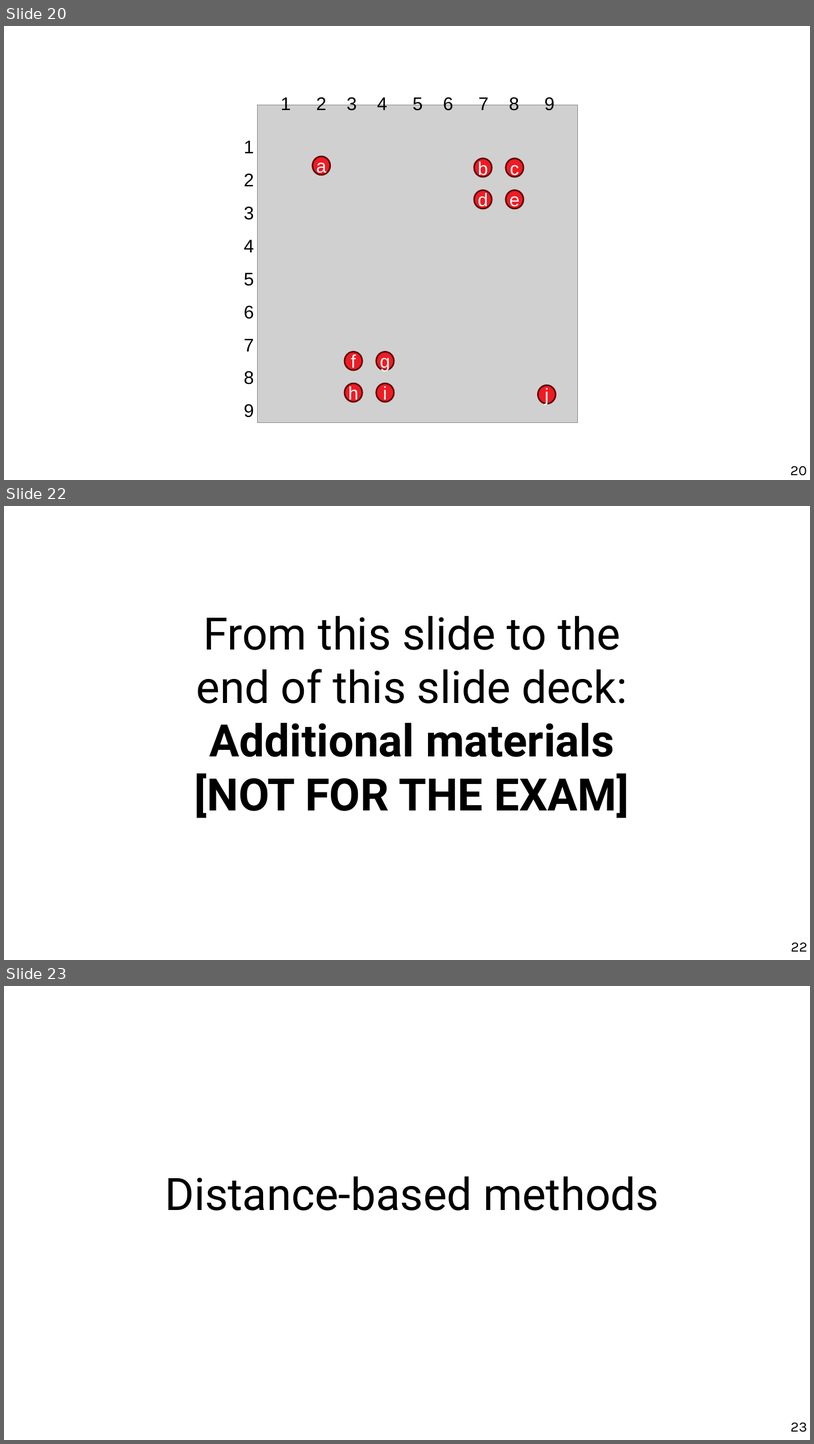
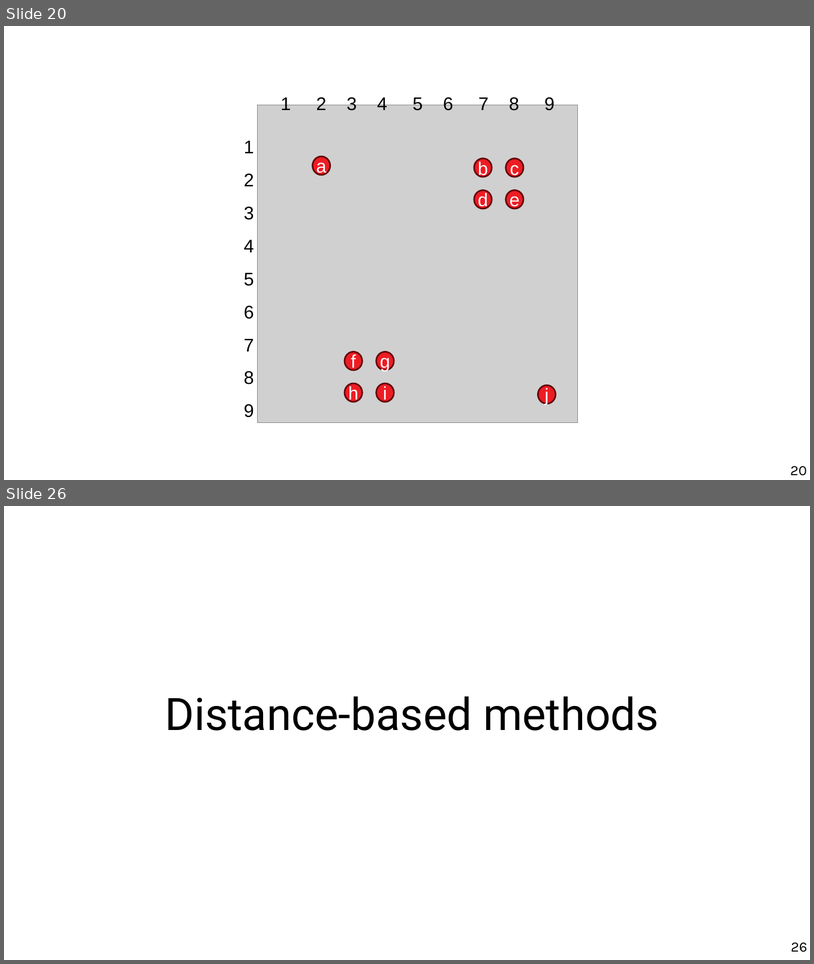
Before and after one commit to marco-calautti/data-mining-course, a slide deck: theory/odp/tt21_outliers_isolation.odp. Shown one above the other, each under a label of ours: slides 20, 22 and 23 before the commit, slides 20 and 26 after it; the slides between them are not shown. The pictures are 814x1444 and 814x964 pixels, drawn with LibreOffice and Linux fonts; fonts in the diff are those of the drawing; grey boxes stand for pictures. Boxes give left, top, right and bottom in pixels: in the first picture for what was removed or moved away, otherwise in the second. Text is boxed around its words. In the diff, an @@ line names an element or a change of style, - is before the commit and + after.

```diff
--- a/theory/odp/tt21_outliers_isolation.odp
+++ b/theory/odp/tt21_outliers_isolation.odp
@@ slide 22 removed at box(4, 506, 810, 960), background #FFFFFF @@
@@ title removed at box(195, 616, 629, 818) @@
-From this slide to the
-end of this slide deck:
-Additional materials
-[NOT FOR THE EXAM]
@@ page number removed at box(791, 942, 807, 951) @@
-22
@@ what was slide 23 is now slide 26 @@
@@ page number at box(791, 942, 807, 952): text changed @@
-23
+26
```
Also in this commit, not shown: 17 slides changed, 1 slide added, 7 other files.
